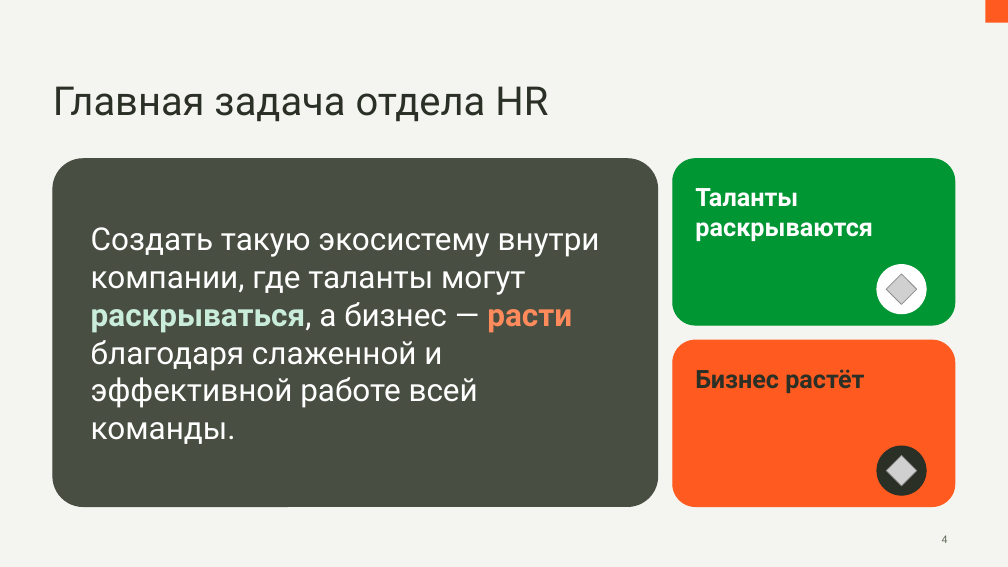
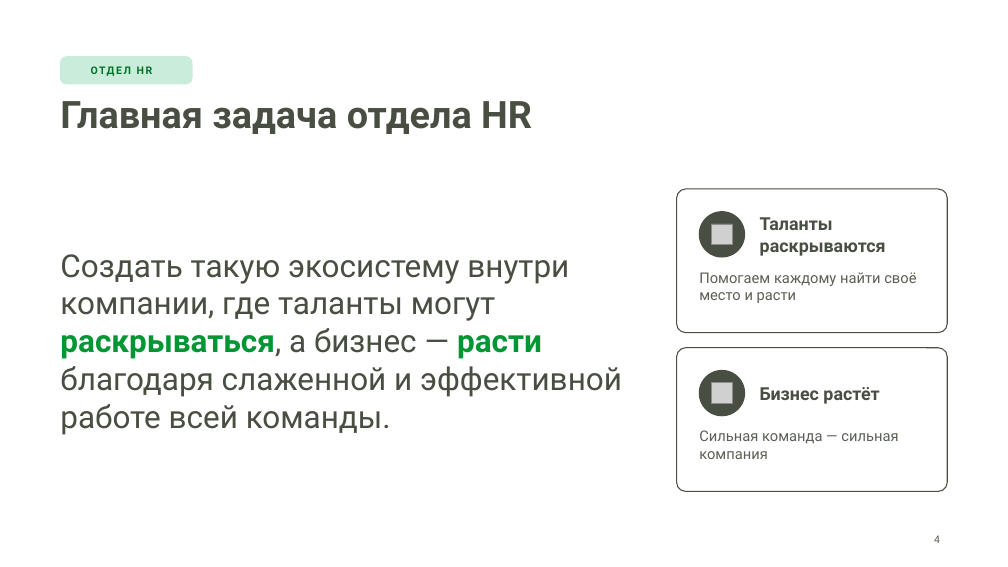
Before and after one commit to hriwayhr/HR-projects, a slide deck: slide 4 of presentations/HR-iway-onboarding-2026.pptx. Drawn at 1008x567 pixels with LibreOffice and Linux fonts; fonts in the diff are those of the drawing; grey boxes stand for pictures; background and template pictures are left out. Boxes give left, top, right and bottom in pixels: in the first picture for what was removed or moved away, otherwise in the second. Text is boxed around its words. In the diff, an @@ line names an element or a change of style, - is before the commit and + after.

```diff
--- a/presentations/HR-iway-onboarding-2026.pptx
+++ b/presentations/HR-iway-onboarding-2026.pptx
@@ background #F4F4F0 to #FFFFFF @@
@@ rectangle removed at (985, 0, 1008, 23) @@
@@ rounded rectangle added at (60, 57, 192, 84), fill #C9EDDA, outline #C9EDDA 1 pt @@
@@ text added at (91, 57, 185, 84), 10 pt, text #007026, bold @@
+ОТДЕЛ HR
@@ title "Главная задача отдела HR": place and size @@
-title "Главная задача отдела HR" at (53, 86, 548, 122)
+title "Главная задача отдела HR" at (60, 101, 532, 134)
@@ title "Главная задача отдела HR" at (60, 101, 532, 134): size 38 to 36 pt, text colour #2B3026 to #484E41, bold on @@
@@ rounded rectangle removed at (53, 159, 658, 507) @@
@@ text "Создать такую экосистему внутри компании, ...": place and size @@
-text "Создать такую экосистему внутри компании, ..." at (91, 227, 600, 444)
+text "Создать такую экосистему внутри компании, ..." at (60, 254, 622, 435)
@@ text "Создать такую экосистему внутри компании, ..." at (60, 254, 622, 435): text colour #FFFFFF to #484E41 in "Создать такую экосистему внутри компании, где таланты ..."; text colour #C9EDDA to #009634 in "раскрываться,"; text colour #FF8A5B to #009634 in "расти" @@
@@ rounded rectangle: place and size @@
-rounded rectangle at (673, 159, 955, 325)
+rounded rectangle at (677, 189, 948, 333)
@@ rounded rectangle at (677, 189, 948, 333): fill #009634 to #FFFFFF; outline #009634 1 pt to #484E41 1 pt; proportions changed @@
@@ ellipse added at (699, 212, 745, 257), fill #484E41, outline #484E41 1 pt @@
@@ picture added at (712, 224, 733, 245) @@
@@ text "Таланты раскрываются": place and size @@
-text "Таланты раскрываются" at (695, 188, 873, 241)
+text "Таланты раскрываются" at (760, 217, 886, 256)
@@ text "Таланты раскрываются" at (760, 217, 886, 256): size 24 to 17 pt, text colour #FFFFFF to #484E41; vertical alignment top to middle @@
@@ ellipse removed at (877, 265, 926, 314) @@
@@ text added at (699, 272, 916, 303), 14 pt, text #5A6055 @@
+Помогаем каждому найти своё место и расти
@@ picture removed at (886, 274, 917, 305) @@
@@ rounded rectangle: place and size @@
-rounded rectangle at (673, 340, 955, 507)
+rounded rectangle at (677, 348, 948, 492)
@@ rounded rectangle at (677, 348, 948, 492): fill #FF5A1F to #FFFFFF; outline #FF5A1F 1 pt to #484E41 1 pt; proportions changed @@
@@ ellipse added at (699, 371, 745, 416), fill #484E41, outline #484E41 1 pt @@
@@ picture added at (712, 383, 733, 404) @@
@@ text "Бизнес растёт": place and size @@
-text "Бизнес растёт" at (695, 369, 864, 393)
+text "Бизнес растёт" at (760, 387, 879, 404)
@@ text "Бизнес растёт" at (760, 387, 879, 404): size 24 to 17 pt, text colour #2B3026 to #484E41; vertical alignment top to middle @@
@@ text added at (699, 430, 898, 459), 14 pt, text #5A6055 @@
+Сильная команда — сильная компания
@@ ellipse removed at (877, 446, 926, 495) @@
@@ picture removed at (886, 455, 917, 486) @@
@@ page number: place and size @@
-page number at (942, 535, 948, 543)
+page number at (934, 535, 940, 543)
@@ page number at (934, 535, 940, 543): text colour #626D5B to #5A6055 @@
```
Also in this commit, not shown: 27 other slides changed, 4 other files.
